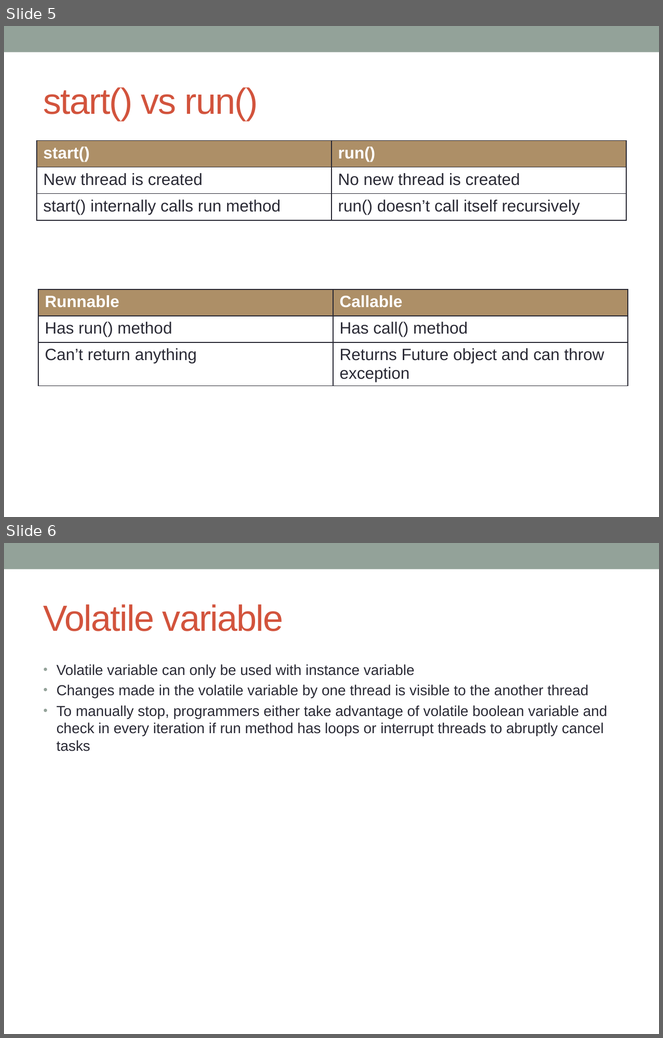
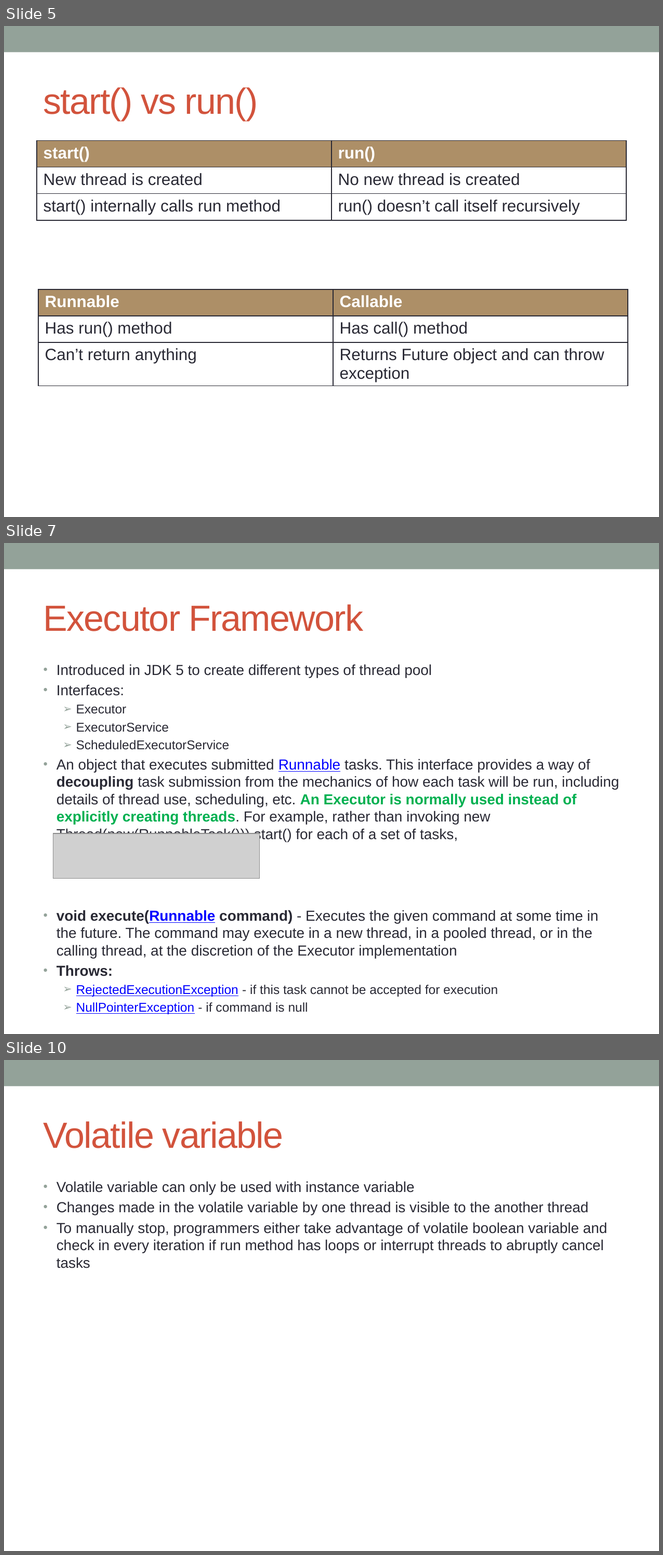
Before and after one commit to notionquest/ProjectDocumentation, a slide deck: MultiThreading.pptx. Shown one above the other, each under a label of ours: slides 5 and 6 before the commit, slides 5, 7 and 10 after it; the slides between them are not shown. The pictures are 663x1038 and 663x1555 pixels, drawn with LibreOffice and Linux fonts; fonts in the diff are those of the drawing; grey boxes stand for pictures. Boxes give left, top, right and bottom in pixels: in the first picture for what was removed or moved away, otherwise in the second. Text is boxed around its words. In the diff, an @@ line names an element or a change of style, - is before the commit and + after.

Commit message:
Multi thread updated

```diff
--- a/MultiThreading.pptx
+++ b/MultiThreading.pptx
@@ slide 7 added at <box>4,543,659,1034</box>, background #FFFFFF; not listed: 1 template element that a slide beside it also shows @@
@@ title added at <box>44,604,363,631</box>, 40 pt, text #D2533C @@
+Executor Framework
@@ text added at <box>57,664,619,1015</box>, 16 pt, text #292934 @@
+• Introduced in JDK 5 to create different types of thread pool
+• Interfaces:
+  ➢ Executor
+  ➢ ExecutorService
+  ➢ ScheduledExecutorService
+• An object that executes submitted Runnable tasks. This interface provides a way of decoupling task submission from the mechanics of how each task will be run, including details of thread use, scheduling, etc. An Executor is normally used instead of explicitly creating threads. For example, rather than invoking new Thread(new(RunnableTask())).start() for each of a set of tasks,
+• void execute(Runnable command) - Executes the given command at some time in the future. The command may execute in a new thread, in a pooled thread, or in the calling thread, at the discretion of the Executor implementation
+• Throws:
+  ➢ RejectedExecutionException - if this task cannot be accepted for execution
+  ➢ NullPointerException - if command is null
@@ picture added at <box>53,834,260,879</box> @@
@@ what was slide 6 is now slide 10 @@
```
Also in this commit, not shown: 3 slides changed, 10 other slides added.
